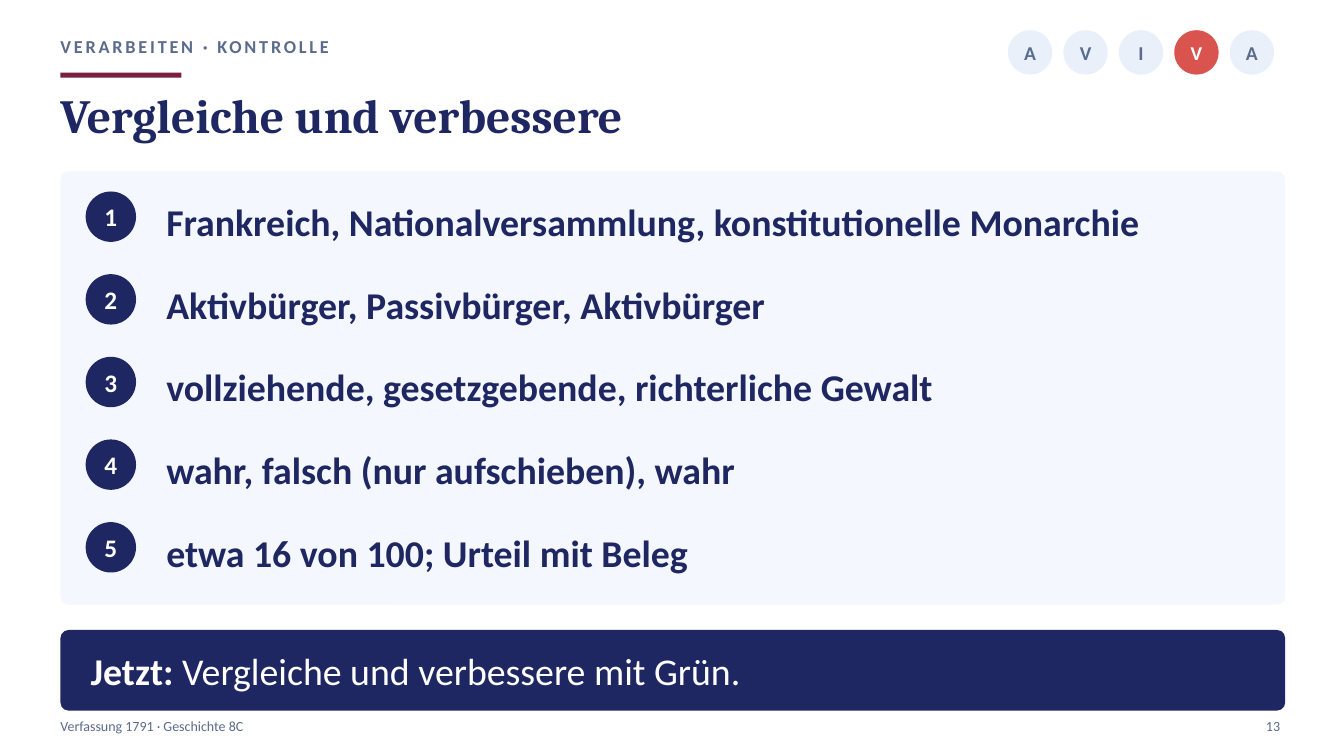
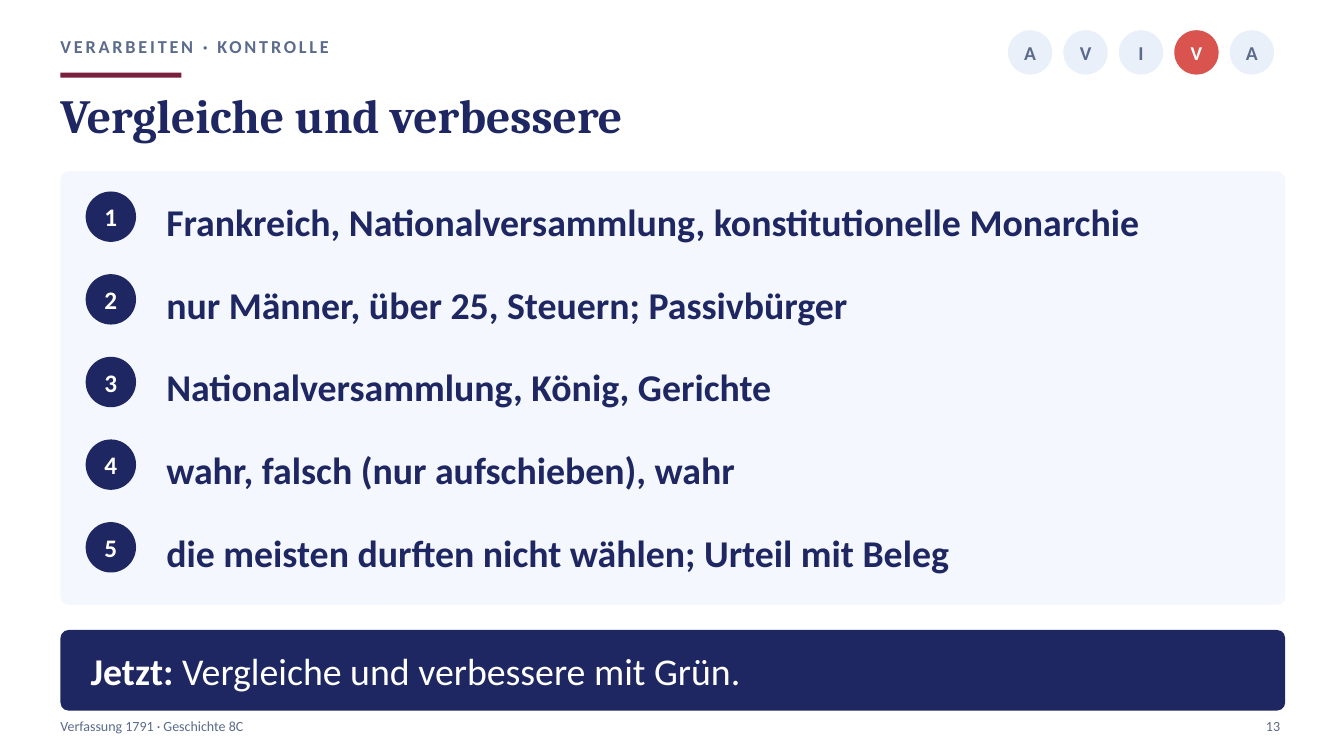
Before and after one commit to golzkonstantin-gif/Schule, a slide deck: slide 13 of Geschichte_8/Stunde5_Verfassung/Praesentation_Stunde5_Verfassung_8C.pptx. Drawn at 1344x756 pixels with LibreOffice and Linux fonts; fonts in the diff are those of the drawing. Boxes give left, top, right and bottom in pixels: in the first picture for what was removed or moved away, otherwise in the second. Text is boxed around its words. In the diff, an @@ line names an element or a change of style, - is before the commit and + after.

```diff
--- a/Geschichte_8/Stunde5_Verfassung/Praesentation_Stunde5_Verfassung_8C.pptx
+++ b/Geschichte_8/Stunde5_Verfassung/Praesentation_Stunde5_Verfassung_8C.pptx
@@ text at [166, 292, 848, 326]: text changed @@
-Aktivbürger, Passivbürger, Aktivbürger
+nur Männer, über 25, Steuern; Passivbürger
@@ text at [166, 374, 771, 408]: text changed @@
-vollziehende, gesetzgebende, richterliche Gewalt
+Nationalversammlung, König, Gerichte
@@ text at [166, 540, 949, 574]: text changed @@
-etwa 16 von 100; Urteil mit Beleg
+die meisten durften nicht wählen; Urteil mit Beleg
```
Also in this commit, not shown: 1 other slide changed, 12 other files.
